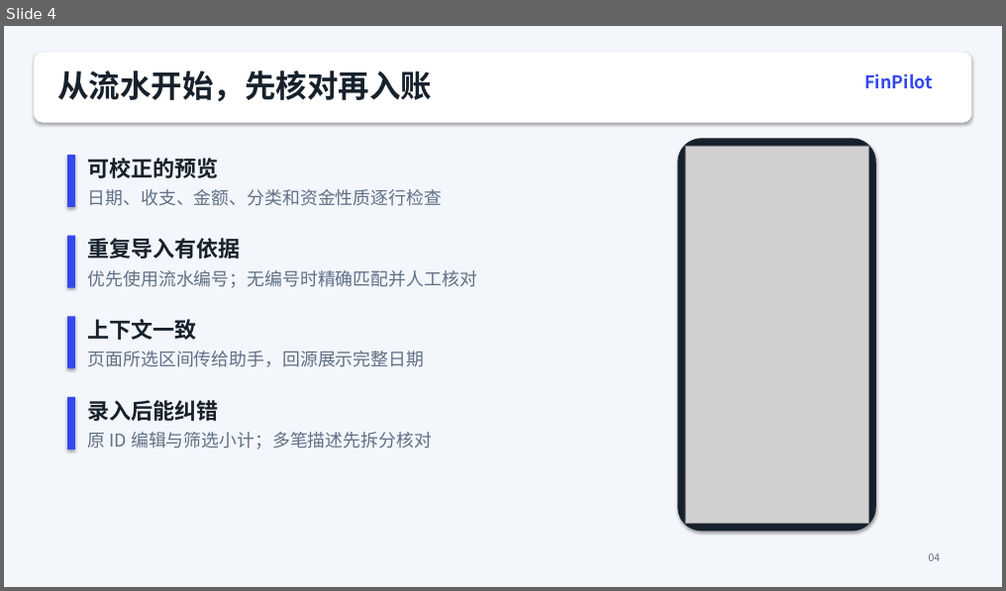
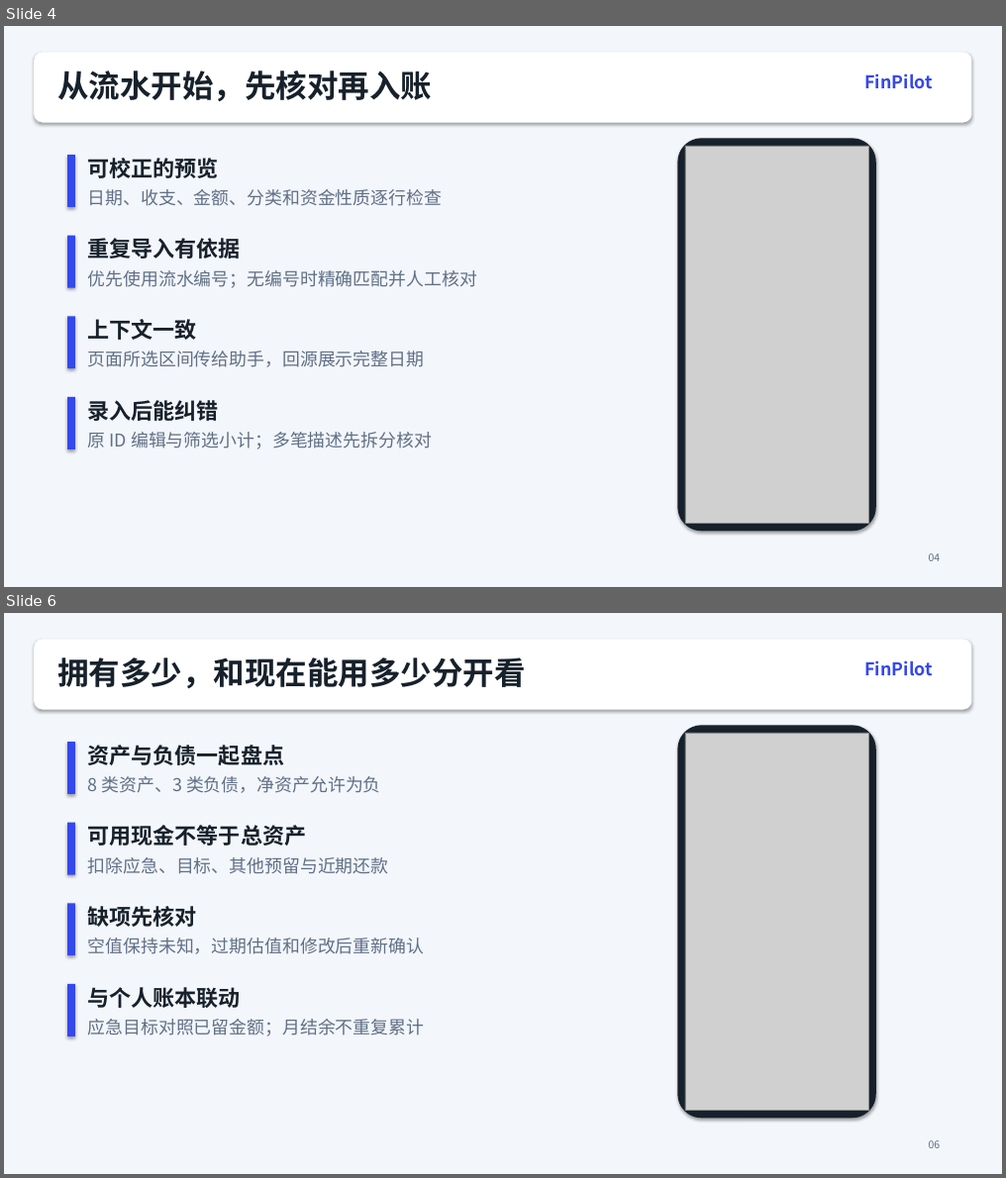
Before and after one commit to gr-peng/gonghang, a slide deck: materials/FinPilot-presentation.pptx. Shown one above the other, each under a label of ours: slide 4 before the commit, slides 4 and 6 after it; the slides between them are not shown. The pictures are 1006x591 and 1006x1178 pixels, drawn with LibreOffice and Linux fonts; fonts in the diff are those of the drawing; grey boxes stand for pictures. Boxes give left, top, right and bottom in pixels: in the first picture for what was removed or moved away, otherwise in the second. Text is boxed around its words. In the diff, an @@ line names an element or a change of style, - is before the commit and + after.

```diff
--- a/materials/FinPilot-presentation.pptx
+++ b/materials/FinPilot-presentation.pptx
@@ slide 6 added at box(4, 613, 1002, 1174), background #F3F6FB @@
@@ rounded rectangle added at box(34, 639, 972, 710), fill #FFFFFF @@
@@ text added at box(57, 658, 525, 688), 30 pt, text #17212B, bold @@
+拥有多少，和现在能用多少分开看
@@ text added at box(864, 661, 933, 676), 17 pt, text #3448ED, bold @@
+FinPilot
@@ rounded rectangle added at box(678, 725, 876, 1118), fill #17212B @@
@@ rectangle added at box(67, 742, 75, 794), fill #3448ED @@
@@ text added at box(88, 745, 284, 765), 21 pt, text #17212B, bold @@
+资产与负债一起盘点
@@ picture added at box(685, 733, 868, 1111) @@
@@ text added at box(88, 776, 381, 793), 17 pt, text #607086 @@
+8 类资产、3 类负债，净资产允许为负
@@ rectangle added at box(67, 823, 75, 875), fill #3448ED @@
@@ text added at box(88, 825, 307, 846), 21 pt, text #17212B, bold @@
+可用现金不等于总资产
@@ text added at box(88, 858, 389, 874), 17 pt, text #607086 @@
+扣除应急、目标、其他预留与近期还款
@@ rectangle added at box(67, 903, 75, 956), fill #3448ED @@
@@ text added at box(88, 906, 197, 927), 21 pt, text #17212B, bold @@
+缺项先核对
@@ text added at box(88, 938, 425, 955), 17 pt, text #607086 @@
+空值保持未知，过期估值和修改后重新确认
@@ rectangle added at box(67, 984, 75, 1037), fill #3448ED @@
@@ text added at box(88, 987, 241, 1008), 21 pt, text #17212B, bold @@
+与个人账本联动
@@ text added at box(88, 1019, 425, 1037), 17 pt, text #607086 @@
+应急目标对照已留金额；月结余不重复累计
@@ text added at box(929, 1141, 941, 1149), 10 pt, text #607086 @@
+06
```
Also in this commit, not shown: 9 slides changed, 1 other slide added, 38 other files.
